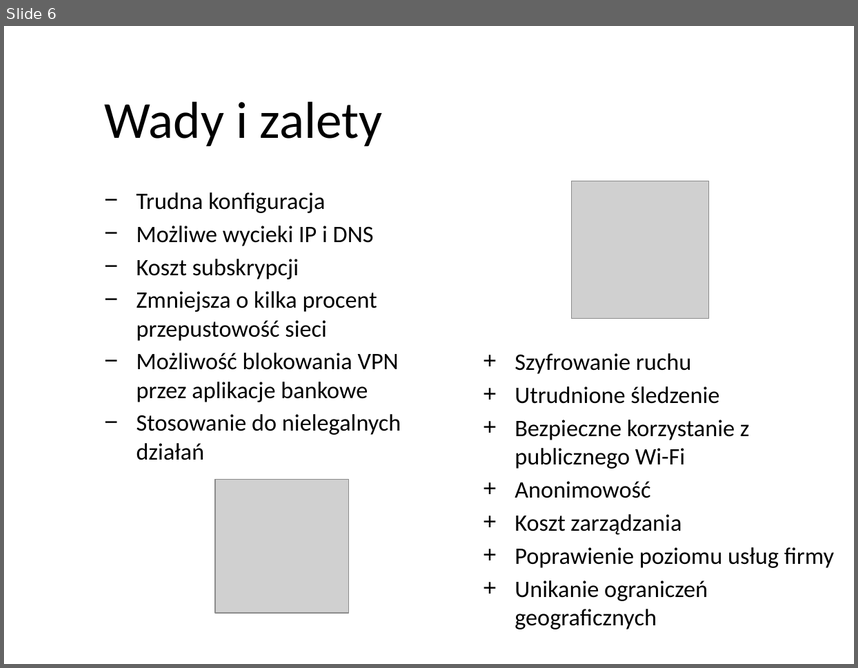
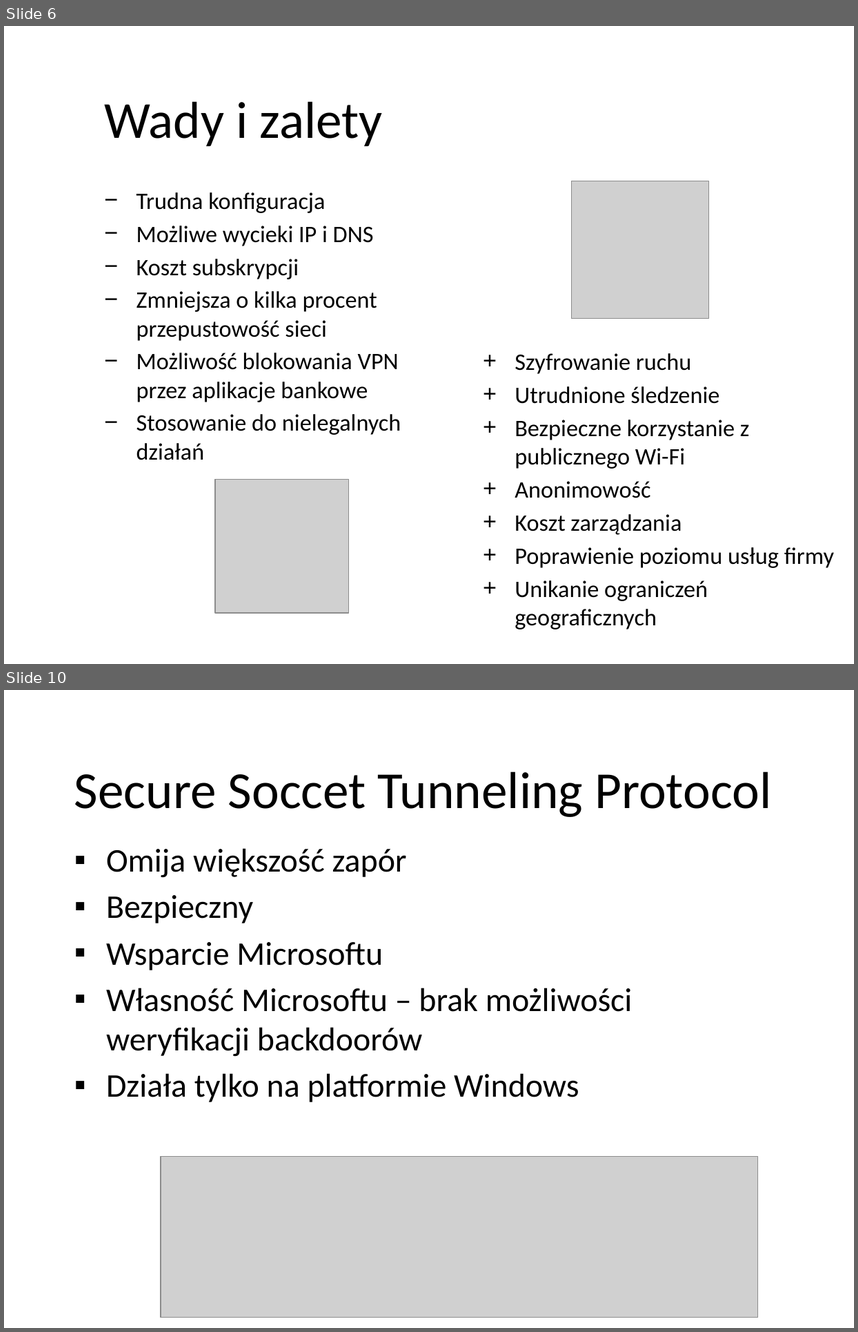
Before and after one commit to pwr227078/Reports, a slide deck: VPN/VPN.pptx. Shown one above the other, each under a label of ours: slide 6 before the commit, slides 6 and 10 after it; the slides between them are not shown. The pictures are 858x668 and 858x1332 pixels, drawn with LibreOffice and Linux fonts; fonts in the diff are those of the drawing; grey boxes stand for pictures; background and template pictures are left out. Boxes give left, top, right and bottom in pixels: in the first picture for what was removed or moved away, otherwise in the second. Text is boxed around its words. In the diff, an @@ line names an element or a change of style, - is before the commit and + after.

```diff
--- a/VPN/VPN.pptx
+++ b/VPN/VPN.pptx
@@ slide 10 added at [4, 690, 854, 1328], background picture (left out); not listed: 1 template element that a slide beside it also shows @@
@@ text added at [74, 771, 771, 817], 44 pt, text #000000 @@
+Secure Soccet Tunneling Protocol
@@ text added at [106, 848, 633, 1102], 28 pt, text #000000 @@
+▪ Omija większość zapór
+▪ Bezpieczny
+▪ Wsparcie Microsoftu
+▪ Własność Microsoftu – brak możliwości weryfikacji backdoorów
+▪ Działa tylko na platformie Windows
@@ picture added at [161, 1156, 758, 1317] @@
```
Also in this commit, not shown: 1 slide changed, 4 other slides added, 1 other file.
